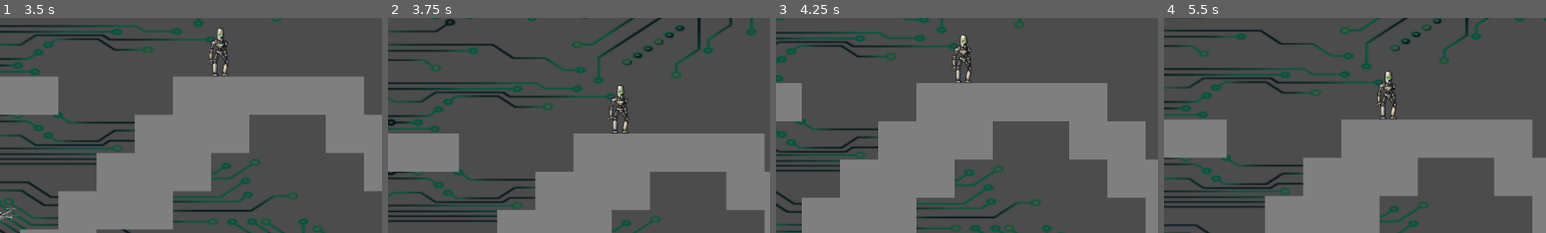
Above: before the commit, frames 1-4 (left to right).
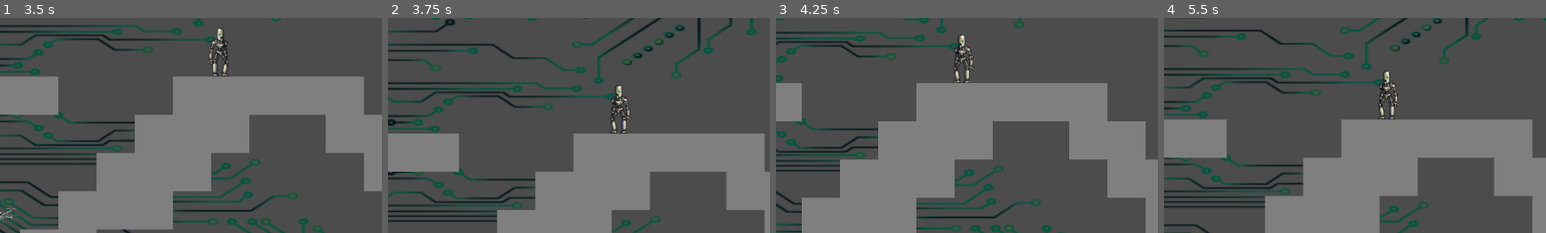
Above: after the commit, the same moments.

Repository: CamilaCintioli/the-progammator
Game: Godot game, scene res://Main.tscn
Same seed, same stepped clock (60 frames per second), same inputs: the game is played once before the commit and once after it.
Inputs (mouse positions are % of the whole screen's width and height, from its top left):
- Up to frame 1 (3.5 s): click "START" at 0.5 s; tap Enter at 1.25 s; move the mouse to (72, 45) at 1.27 s; hold D (move_right) 1.28-2.78 s; tap Space (change) at 1.35, 2.1, 2.85 s; tap Up (jump) at 1.52, 2.27 s; move the mouse to (30, 55) at 2.02 s; move the mouse to (60, 28) at 2.77 s; hold A (move_left) from 2.78 s (still down)
- Up to frame 2 (3.75 s): move the mouse to (45, 70) at 3.52 s; release A (move_left) at 3.53 s; hold D (move_right) from 3.53 s (still down); tap Space (change) at 3.6 s
- Up to frame 3 (4.25 s): keep holding D (move_right); tap Up (jump) at 3.77 s
- Up to frame 4 (5.5 s): move the mouse to (80, 65) at 4.27 s; tap Space (change) at 4.35, 5.1 s; tap Up (jump) at 4.52, 5.27 s; move the mouse to (20, 35) at 5.02 s; release D (move_right) at 5.03 s; hold A (move_left) from 5.03 s (still down)
The pictures show only the part of the screen within x 50-100%, y 4-54%; the shares and areas given below are measured in that part.

Frame 1 is identical in both runs. In frame 2, 0.5% of the frame differs, in the area x 57-64%, y 31-54%; in frame 3, 0.5%; in frame 4, 0.6%, in the area x 55-62%, y 24-48%.

Commit message:
level 2 robot fire

Diff:
--- a/Levels/Level2.gd
+++ b/Levels/Level2.gd
@@ -53,3 +53,6 @@
 
 func _on_IfButton_pressed():
 	pass
+
+func bye():
+	robot.target = null
--- a/Levels/Level2/entities/enemies/Robot.gd
+++ b/Levels/Level2/entities/enemies/Robot.gd
@@ -8,21 +8,16 @@
 var target
 var container
 
+var shooting_left = false
+var shooting_right = false
+
 func _ready():
 	add_to_group("robot")
+	$PositionTimer.start()
+	$FireTimer.start()
 
 func initialize(_container):
 	container = _container
-
-func _on_DetectionArea_body_entered(body):
-	if body.is_in_group("programmer") or body.is_in_group("dron"):
-		target = body
-		fire_timer.start()
-
-func _on_DetectionArea_body_exited(body):
-	if body.is_in_group("programmer") or body.is_in_group("dron"):
-		target = null
-		fire_timer.stop()
 
 func _on_HeadArea_body_entered(body):
 	if body.is_in_group("dron"):
@@ -38,12 +33,52 @@
 
 func _on_FireTimer_timeout():
 	fire()
+	$FireTimer.start()
+
+func shoot():
+	var proj_instance = projectile_scene.instance()
+	proj_instance.initialize(container,
+		fire_position.global_position,
+		fire_position.global_position.direction_to(target.global_position),
+		false)
+	fire_timer.start()
 
 func fire():
-	if target != null:
-		var proj_instance = projectile_scene.instance()
-		proj_instance.initialize(container,
-			fire_position.global_position,
-			fire_position.global_position.direction_to(target.global_position),
-			false)
-		fire_timer.start()
+	if can_shoot():
+		shoot()
+
+func can_shoot():
+	return (target != null and $Sprite.flip_h and shooting_left) or (target != null and !$Sprite.flip_h and shooting_right)
+
+func _on_DetectionAreaLeft_body_entered(body):
+	if body.is_in_group("programmer") or body.is_in_group("dron"):
+		shooting_left = true
+		if !target:
+			target = body
+
+func _on_DetectionAreaLeft_body_exited(body):
+	if body.is_in_group("programmer") or body.is_in_group("dron"):
+		shooting_left = false
+		if !shooting_right:
+			target = null
+
+func _on_DetectionAreaRight_body_entered(body):
+	if body.is_in_group("programmer") or body.is_in_group("dron"):
+		shooting_right = true
+		if !target:
+			target = body
+
+func _on_DetectionAreaRight_body_exited(body):
+	if body.is_in_group("programmer") or body.is_in_group("dron"):
+		shooting_right = false
+		if !shooting_left:
+			target = null
+
+func _on_Position_timeout():
+	if !(!$Sprite.flip_h and shooting_right) and !($Sprite.flip_h and shooting_left):
+		$Sprite.flip_h = !$Sprite.flip_h
+		if $Sprite.flip_h:
+			$Sprite.offset.x += 10
+		else:
+			$Sprite.offset.x -= 10
+	$PositionTimer.start()
--- a/Levels/Level2/entities/enemies/Robot.tscn
+++ b/Levels/Level2/entities/enemies/Robot.tscn
@@ -5,7 +5,7 @@
 [ext_resource path="res://Levels/Level1/entities/Proyectile.tscn" type="PackedScene" id=3]
 
 [sub_resource type="RectangleShape2D" id=1]
-extents = Vector2( 13.7202, 40.3778 )
+extents = Vector2( 3.89719, 30.1065 )
 
 [sub_resource type="RectangleShape2D" id=2]
 extents = Vector2( 14.2141, 29.828 )
@@ -18,9 +18,6 @@
 
 [node name="Robot" type="StaticBody2D"]
 script = ExtResource( 1 )
-__meta__ = {
-"_edit_group_": true
-}
 projectile_scene = ExtResource( 3 )
 
 [node name="Sprite" type="Sprite" parent="."]
@@ -29,7 +26,7 @@
 vframes = 12
 
 [node name="CollisionShape2D" type="CollisionShape2D" parent="."]
-position = Vector2( 4.49493, -0.374573 )
+position = Vector2( 3.70123, 7.16558 )
 shape = SubResource( 1 )
 
 [node name="HitArea" type="Area2D" parent="."]
@@ -41,13 +38,19 @@
 [node name="HeadArea" type="Area2D" parent="."]
 
 [node name="CollisionShape2D" type="CollisionShape2D" parent="HeadArea"]
-position = Vector2( 6.54064, -30.7707 )
+position = Vector2( 3.76269, -28.9849 )
 shape = SubResource( 3 )
 
-[node name="DetectionArea" type="Area2D" parent="."]
+[node name="DetectionAreaRight" type="Area2D" parent="."]
 
-[node name="CollisionShape2D" type="CollisionShape2D" parent="DetectionArea"]
+[node name="CollisionShape2D" type="CollisionShape2D" parent="DetectionAreaRight"]
 position = Vector2( 205.421, -111.113 )
+shape = SubResource( 4 )
+
+[node name="DetectionAreaLeft" type="Area2D" parent="."]
+
+[node name="CollisionShape2D" type="CollisionShape2D" parent="DetectionAreaLeft"]
+position = Vector2( -202.477, -108.735 )
 shape = SubResource( 4 )
 
 [node name="FireTimer" type="Timer" parent="."]
@@ -55,10 +58,17 @@
 one_shot = true
 
 [node name="FirePosition" type="Position2D" parent="."]
-position = Vector2( 10.0099, -29.5225 )
+position = Vector2( 3.66026, -29.9194 )
+
+[node name="PositionTimer" type="Timer" parent="."]
+wait_time = 3.0
+one_shot = true
 
 [connection signal="body_entered" from="HitArea" to="." method="_on_HitArea_body_entered"]
 [connection signal="body_entered" from="HeadArea" to="." method="_on_HeadArea_body_entered"]
-[connection signal="body_entered" from="DetectionArea" to="." method="_on_DetectionArea_body_entered"]
-[connection signal="body_exited" from="DetectionArea" to="." method="_on_DetectionArea_body_exited"]
+[connection signal="body_entered" from="DetectionAreaRight" to="." method="_on_DetectionAreaRight_body_entered"]
+[connection signal="body_exited" from="DetectionAreaRight" to="." method="_on_DetectionAreaRight_body_exited"]
+[connection signal="body_entered" from="DetectionAreaLeft" to="." method="_on_DetectionAreaLeft_body_entered"]
+[connection signal="body_exited" from="DetectionAreaLeft" to="." method="_on_DetectionAreaLeft_body_exited"]
 [connection signal="timeout" from="FireTimer" to="." method="_on_FireTimer_timeout"]
+[connection signal="timeout" from="PositionTimer" to="." method="_on_Position_timeout"]
--- a/Levels/Level2/entities/player/Dron.gd
+++ b/Levels/Level2/entities/player/Dron.gd
@@ -34,4 +34,5 @@
 	queue_free()
 
 func hit():
+	container.bye()
 	call_deferred("_remove")
--- a/Levels/Level2/entities/player/Programmer.gd
+++ b/Levels/Level2/entities/player/Programmer.gd
@@ -50,5 +50,6 @@
 	queue_free()
 
 func hit():
+	container.change_control()
+	container.bye()
 	call_deferred("_remove")
-	container.change_control()
